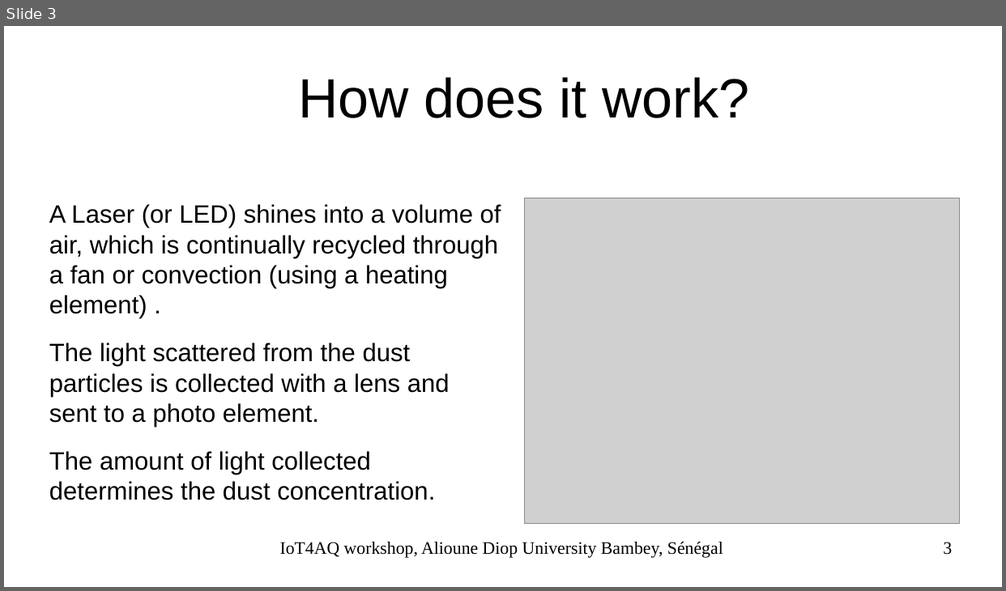
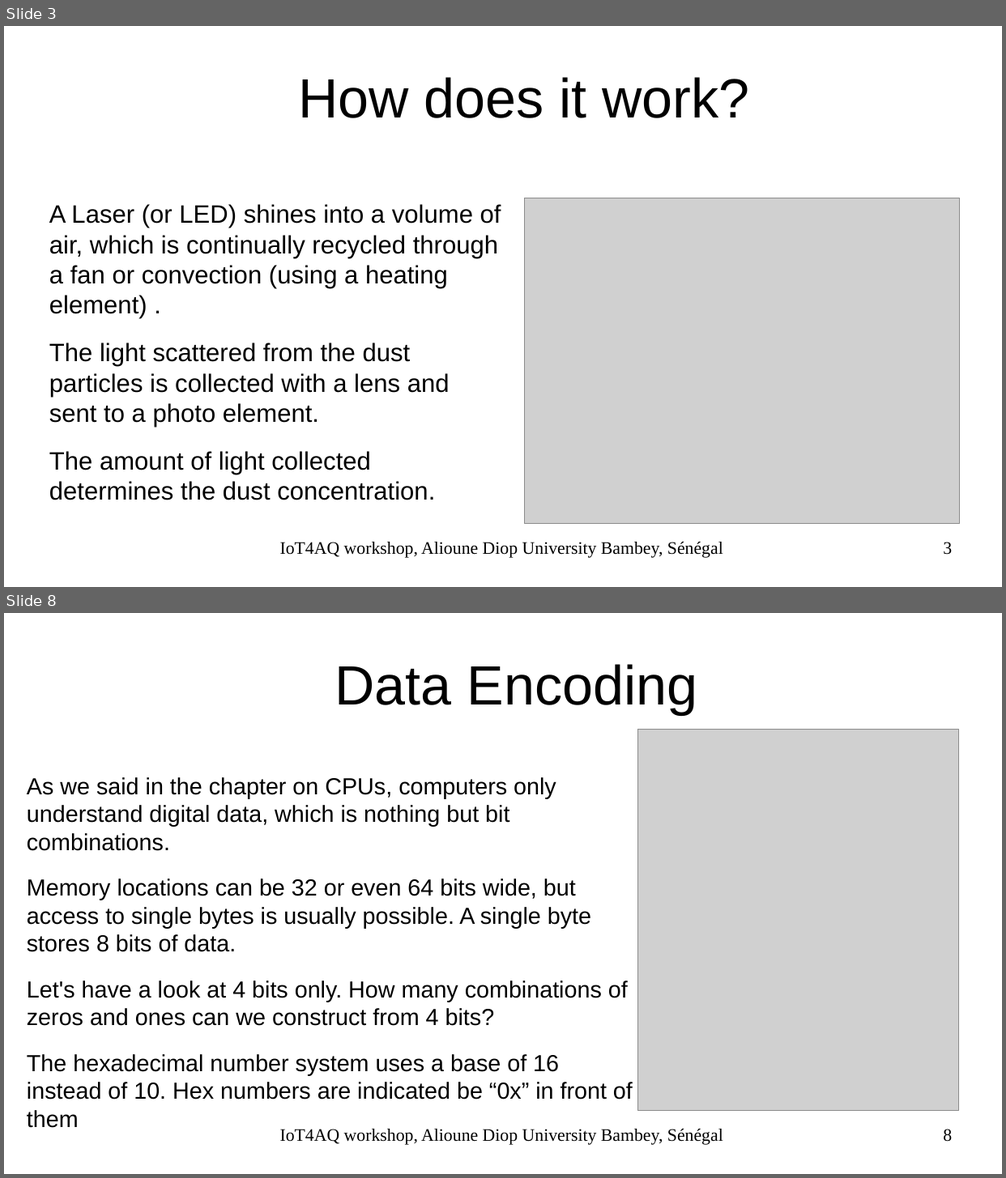
Before and after one commit to uraich/IoT4AQ, a slide deck: workshop/slides/iot4aq_pms5003.odp. Shown one above the other, each under a label of ours: slide 3 before the commit, slides 3 and 8 after it; the slides between them are not shown. The pictures are 1006x591 and 1006x1178 pixels, drawn with LibreOffice and Linux fonts; fonts in the diff are those of the drawing; grey boxes stand for pictures; background and template pictures are left out. Boxes give left, top, right and bottom in pixels: in the first picture for what was removed or moved away, otherwise in the second. Text is boxed around its words. In the diff, an @@ line names an element or a change of style, - is before the commit and + after.

```diff
--- a/workshop/slides/iot4aq_pms5003.odp
+++ b/workshop/slides/iot4aq_pms5003.odp
@@ slide 8 added at [4,613,1002,1174], background #FFFFFF @@
@@ title added at [335,664,698,714], 44 pt, text #000000 @@
+Data Encoding
@@ picture added at [638,730,958,1111] @@
@@ text added at [27,777,633,1100], 18.5 pt, text #000000 @@
+As we said in the chapter on CPUs, computers only understand digital data, which is nothing but bit combinations.
+Memory locations can be 32 or even 64 bits wide, but access to single bytes is usually possible. A single byte stores 8 bits of data.
+Let's have a look at 4 bits only. How many combinations of zeros and ones can we construct from 4 bits?
+The hexadecimal number system uses a base of 16 instead of 10. Hex numbers are indicated be “0x” in front of them
@@ text added at [280,1129,723,1145], 14 pt, text #000000 @@
+IoT4AQ workshop, Alioune Diop University Bambey, Sénégal
@@ page number added at [943,1129,952,1142], 14 pt, text #000000 @@
+8
```
Also in this commit, not shown: 1 slide changed, 13 other slides added, 3 other files.
